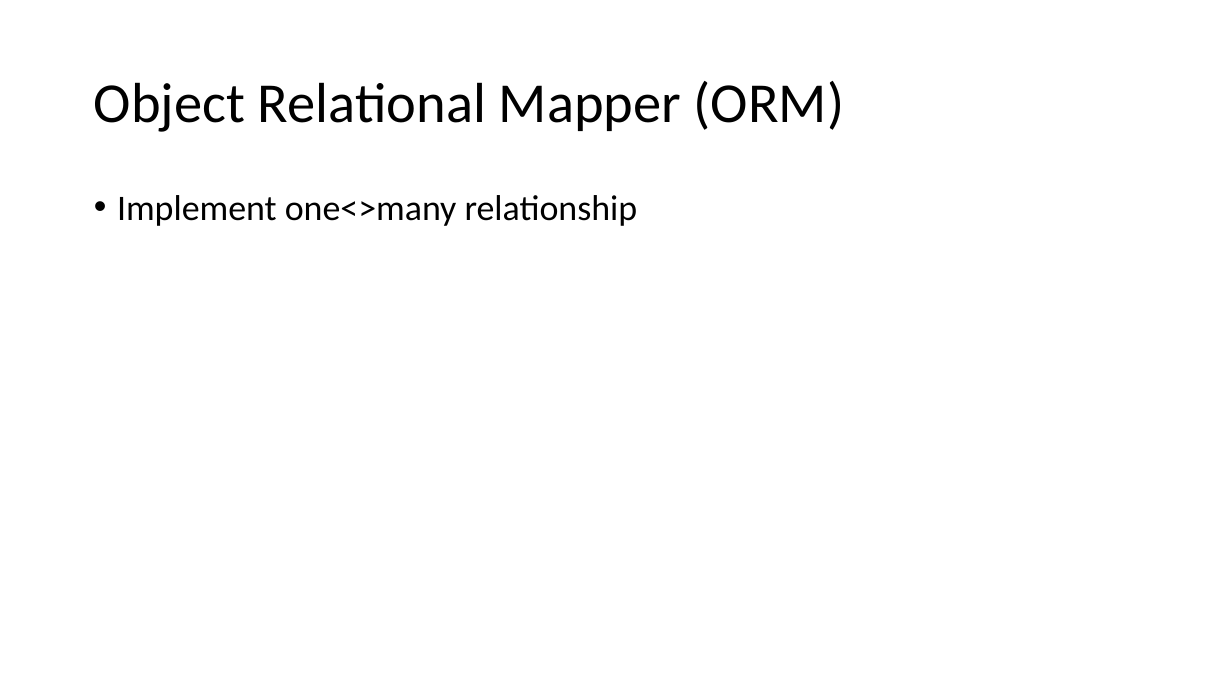
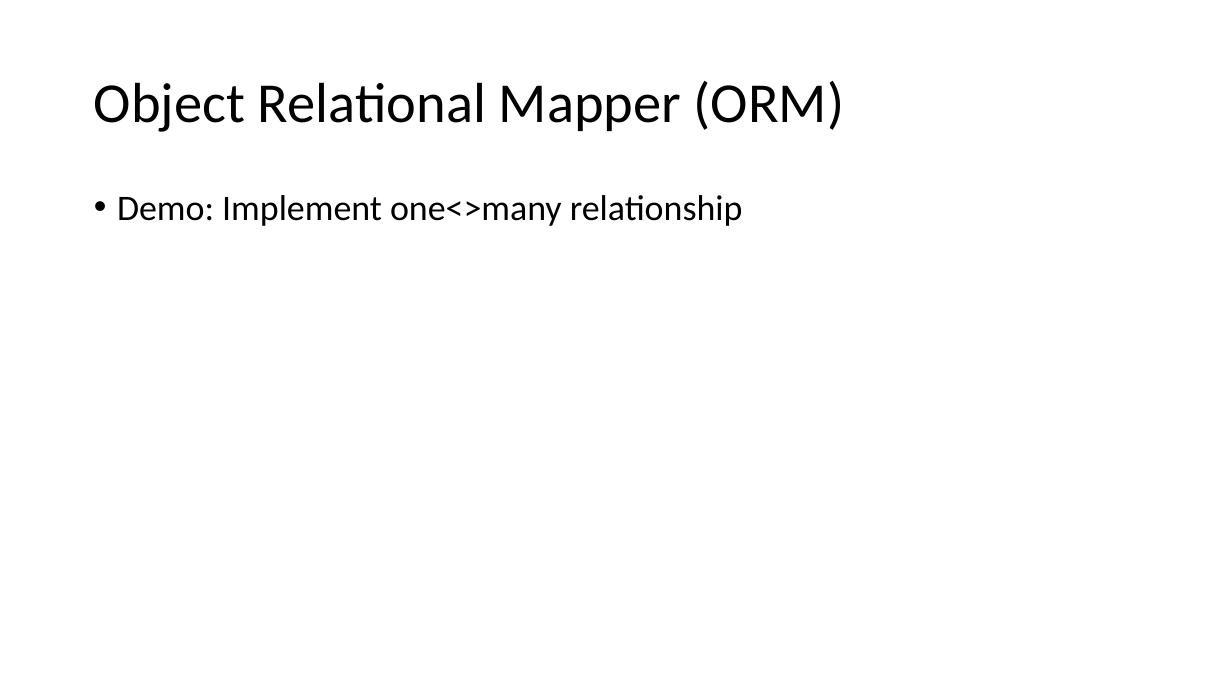
Before and after one commit to hogeschool/Development-5, a slide deck: slide 4 of Lectures/Lecture2/lesson2.pptx. Drawn at 1232x693 pixels with LibreOffice and Linux fonts; fonts in the diff are those of the drawing. Boxes give left, top, right and bottom in pixels: in the first picture for what was removed or moved away, otherwise in the second. Text is boxed around its words. In the diff, an @@ line names an element or a change of style, - is before the commit and + after.

```diff
--- a/Lectures/Lecture2/lesson2.pptx
+++ b/Lectures/Lecture2/lesson2.pptx
@@ text at box(117, 195, 743, 226): text changed @@
-• Implement one<>many relationship
+• Demo: Implement one<>many relationship
```
Also in this commit, not shown: 2 other files.
